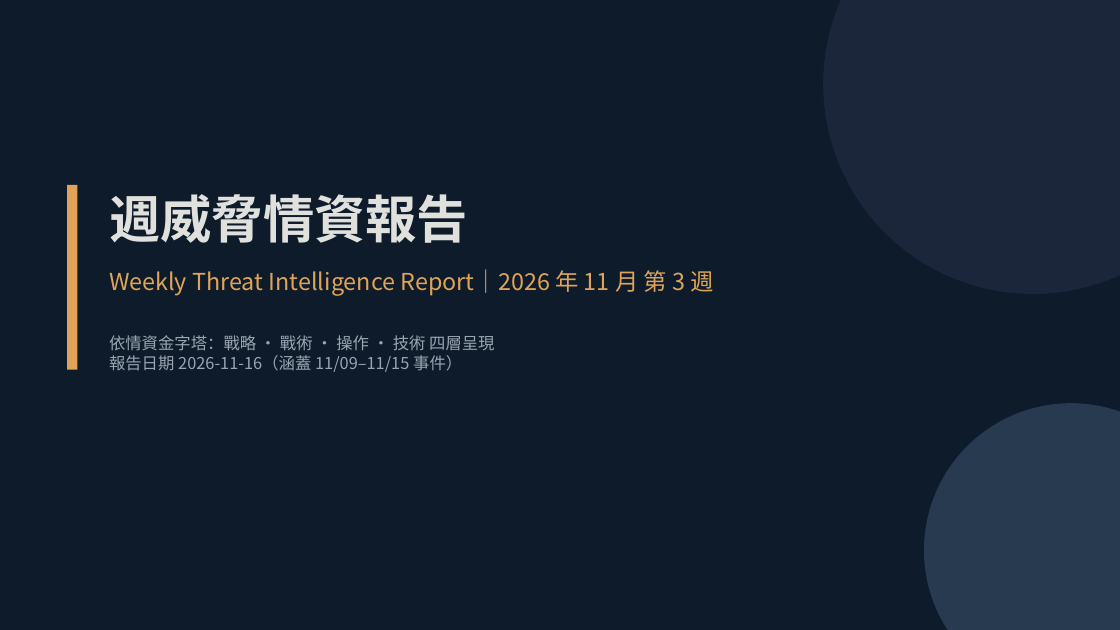
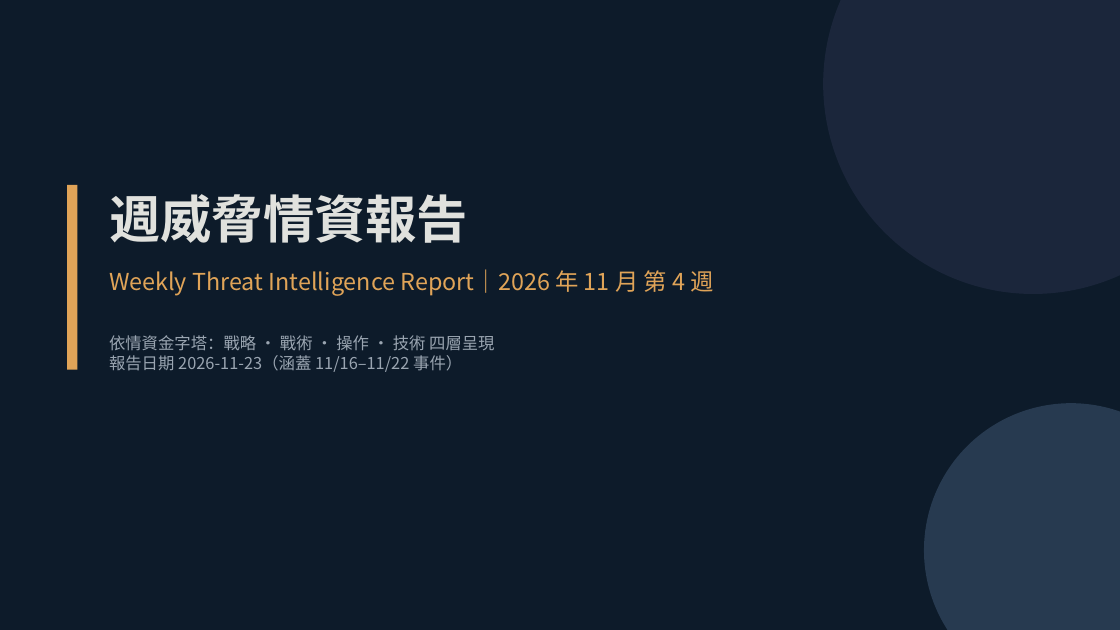
Before and after one commit to fei3363/cdp-tool, a slide deck: slide 1 of threat_intel_report_202611.pptx. Drawn at 1120x630 pixels with LibreOffice and Linux fonts; fonts in the diff are those of the drawing. Boxes give left, top, right and bottom in pixels: in the first picture for what was removed or moved away, otherwise in the second. Text is boxed around its words. In the diff, an @@ line names an element or a change of style, - is before the commit and + after.

```diff
--- a/threat_intel_report_202611.pptx
+++ b/threat_intel_report_202611.pptx
@@ text at bbox=[109, 269, 714, 296]: text changed @@
-Weekly Threat Intelligence Report｜2026 年 11 月 第 3 週
+Weekly Threat Intelligence Report｜2026 年 11 月 第 4 週
@@ text at bbox=[109, 355, 462, 372]: text changed @@
-報告日期 2026-11-16（涵蓋 11/09–11/15 事件）
+報告日期 2026-11-23（涵蓋 11/16–11/22 事件）
```
Also in this commit, not shown: 12 other slides changed, 1 other file.
